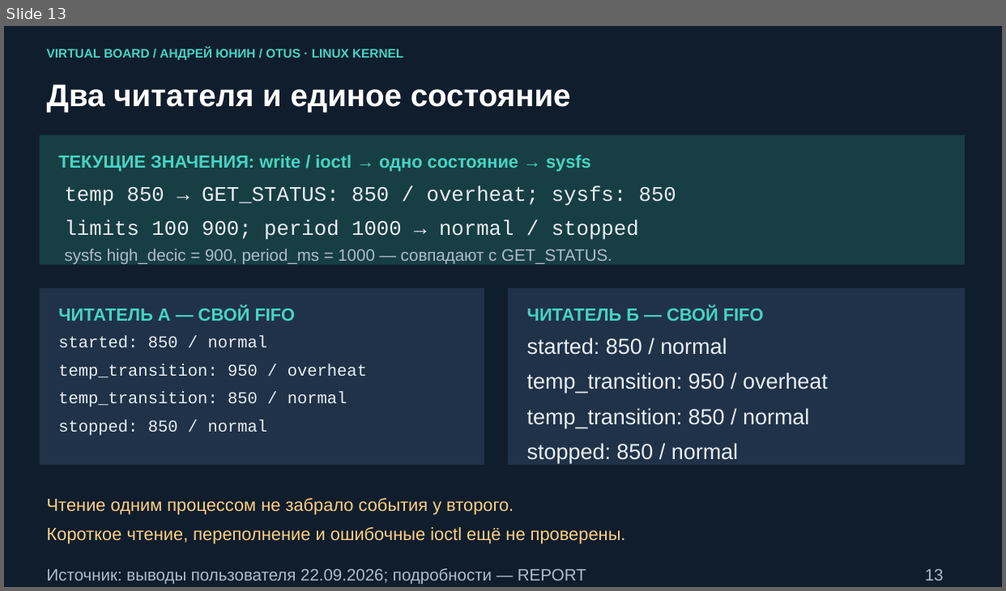
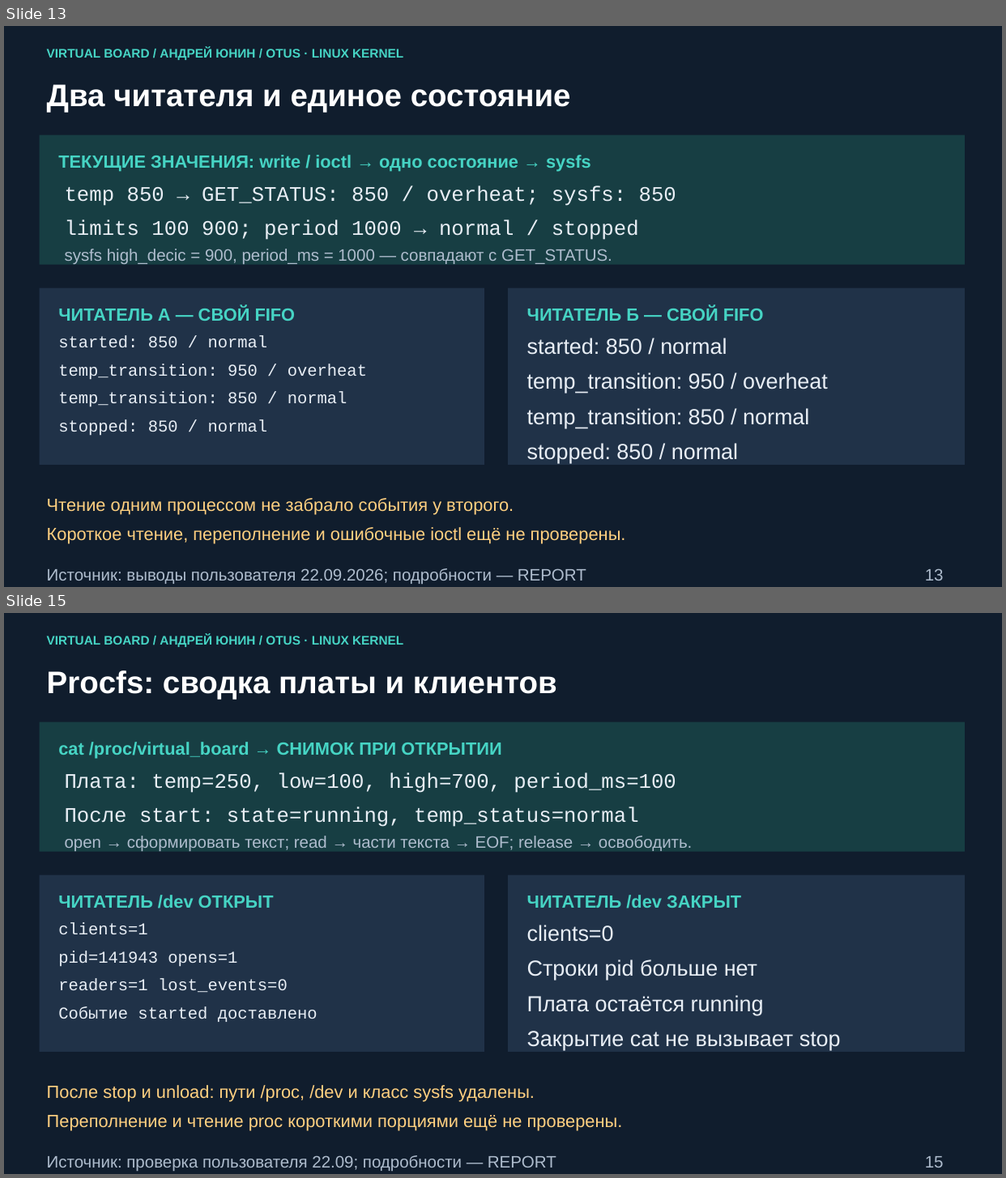
Before and after one commit to andrey-yunin/virtual-board, a slide deck: docs/presentation/virtual_board.pptx. Shown one above the other, each under a label of ours: slide 13 before the commit, slides 13 and 15 after it; the slides between them are not shown. The pictures are 1006x591 and 1006x1178 pixels, drawn with LibreOffice and Linux fonts; fonts in the diff are those of the drawing. Boxes give left, top, right and bottom in pixels: in the first picture for what was removed or moved away, otherwise in the second. Text is boxed around its words. In the diff, an @@ line names an element or a change of style, - is before the commit and + after.

Commit message:
• Add procfs/sysfs monitoring and CAN error events
 - Expose state and temperature status through read-only sysfs attributes
 - Add procfs snapshots with board state and per-client event losses
 - Publish CAN_ERROR events and suppress repeated identical errors
 - Verify CAN recovery after interface down/up without restarting the board
 - Verify client lifecycle and interface cleanup on unload
 - Update documentation and presentation with demonstrated results

```diff
--- a/docs/presentation/virtual_board.pptx
+++ b/docs/presentation/virtual_board.pptx
@@ slide 15 added at (4,613,1002,1174), background #101D2D @@
@@ text added at (47,634,403,647), 12 pt, text #46D4C4, bold @@
+VIRTUAL BOARD / АНДРЕЙ ЮНИН / OTUS · LINUX KERNEL
@@ text added at (47,671,557,699), 30 pt, text #FFFFFF, bold @@
+Procfs: сводка платы и клиентов
@@ rectangle added at (39,722,965,852), fill #173E43 @@
@@ text added at (58,742,501,759), 17 pt, text #46D4C4, bold @@
+cat /proc/virtual_board → СНИМОК ПРИ ОТКРЫТИИ
@@ text added at (65,773,675,827), 20 pt, text #E8EEF5 @@
+Плата: temp=250, low=100, high=700, period_ms=100
+После start: state=running, temp_status=normal
@@ text added at (65,836,692,851), 16 pt, text #AEBCCD @@
+open → сформировать текст; read → части текста → EOF; release → освободить.
@@ rectangle added at (39,875,484,1052), fill #203248 @@
@@ rectangle added at (508,875,965,1052), fill #203248 @@
@@ text added at (58,895,274,909), 17 pt, text #46D4C4, bold @@
+ЧИТАТЕЛЬ /dev ОТКРЫТ
@@ text added at (527,895,741,909), 17 pt, text #46D4C4, bold @@
+ЧИТАТЕЛЬ /dev ЗАКРЫТ
@@ text added at (58,923,317,1022), 16 pt, text #E8EEF5 @@
+clients=1
+pid=141943 opens=1
+readers=1 lost_events=0
+Событие started доставлено
@@ text added at (527,925,841,1050), 21 pt, text #E8EEF5 @@
+clients=0
+Строки pid больше нет
+Плата остаётся running
+Закрытие cat не вызывает stop
@@ text added at (47,1085,623,1131), 17 pt, text #FFD080 @@
+После stop и unload: пути /proc, /dev и класс sysfs удалены.
+Переполнение и чтение proc короткими порциями ещё не проверены.
@@ text added at (47,1156,556,1172), 16 pt, text #AEBCCD @@
+Источник: проверка пользователя 22.09; подробности — REPORT
@@ text added at (925,1157,944,1168), 16 pt, text #AEBCCD @@
+15
```
Also in this commit, not shown: 4 slides changed, 2 other slides added, 17 other files.
